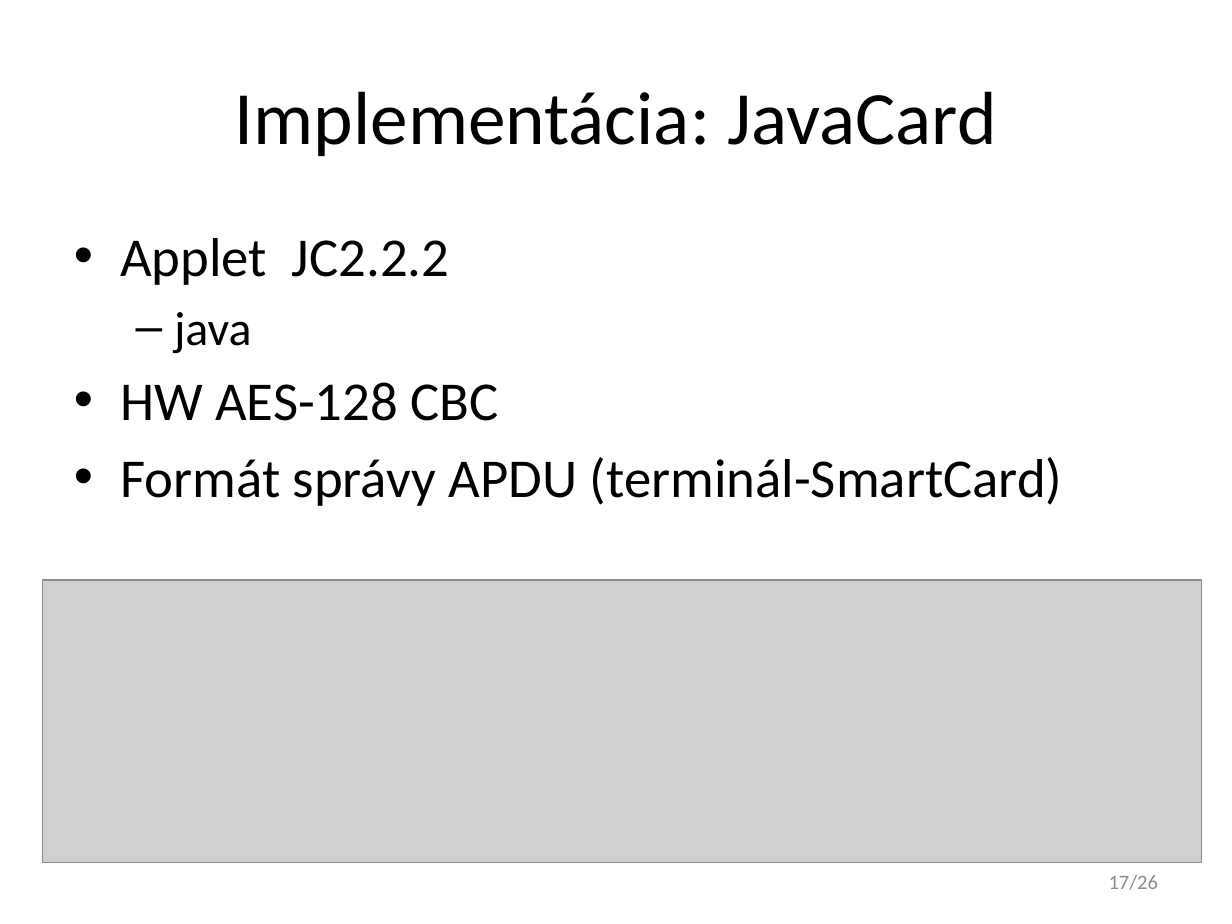
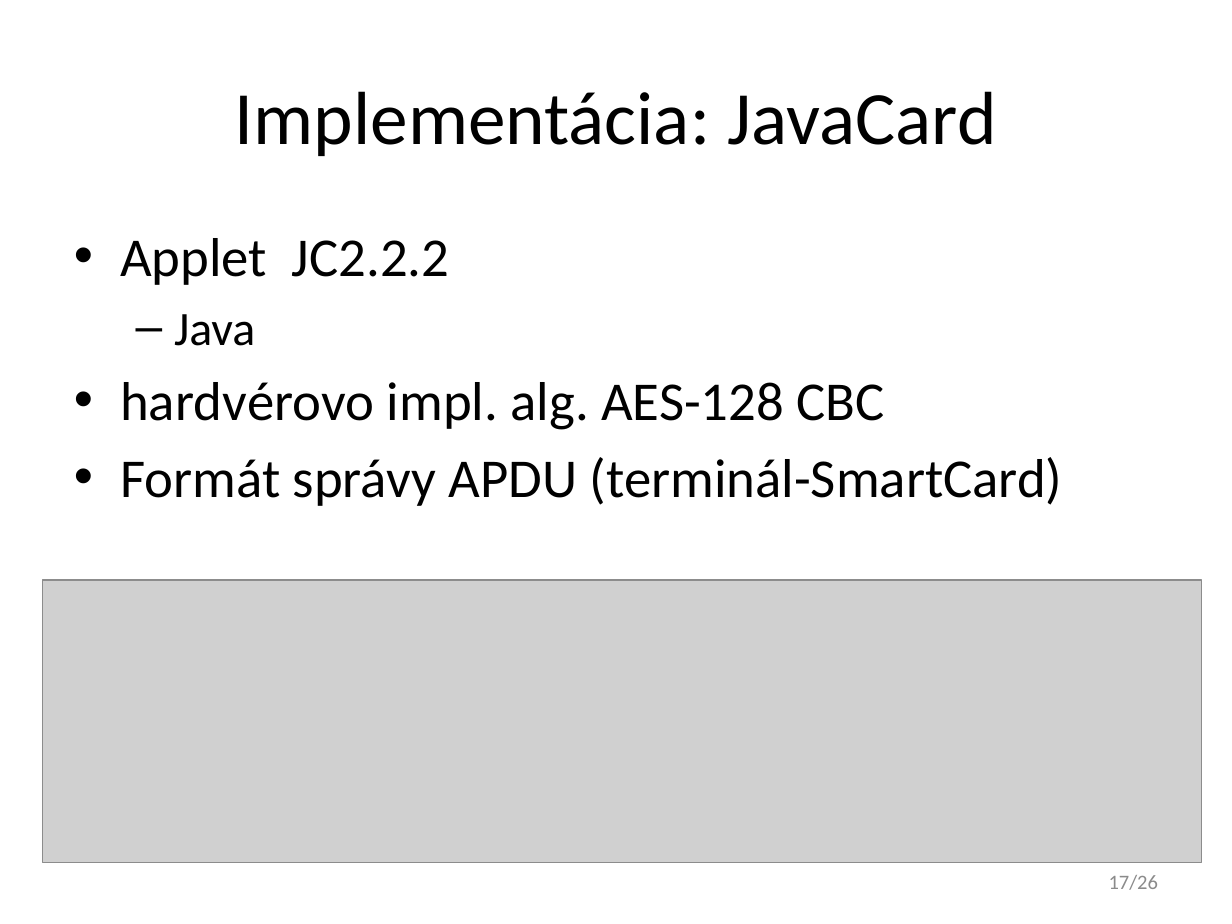
Before and after one commit to javacard-FOSS-applets/nrf6310-pca10007, a slide deck: slide 17 of Obhajoba/xdoubravsky_dp.pptx. Drawn at 1232x924 pixels with LibreOffice and Linux fonts; fonts in the diff are those of the drawing; grey boxes stand for pictures. Boxes give left, top, right and bottom in pixels: in the first picture for what was removed or moved away, otherwise in the second. Text is boxed around its words. In the diff, an @@ line names an element or a change of style, - is before the commit and + after.

```diff
--- a/Obhajoba/xdoubravsky_dp.pptx
+++ b/Obhajoba/xdoubravsky_dp.pptx
@@ text at [120, 314, 884, 430]: text changed @@
-  – java
-• HW AES-128 CBC
+  – Java
+• hardvérovo impl. alg. AES-128 CBC
```
Also in this commit, not shown: 10 other slides changed.
